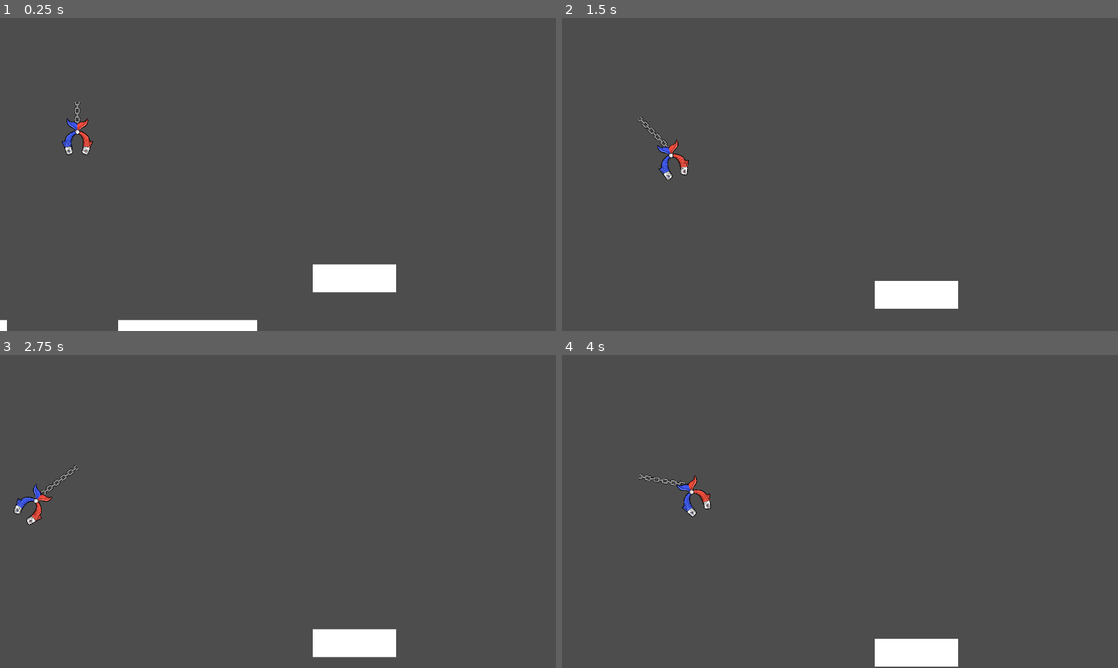
Above: before the commit, frames 1-4 (two rows, left to right).
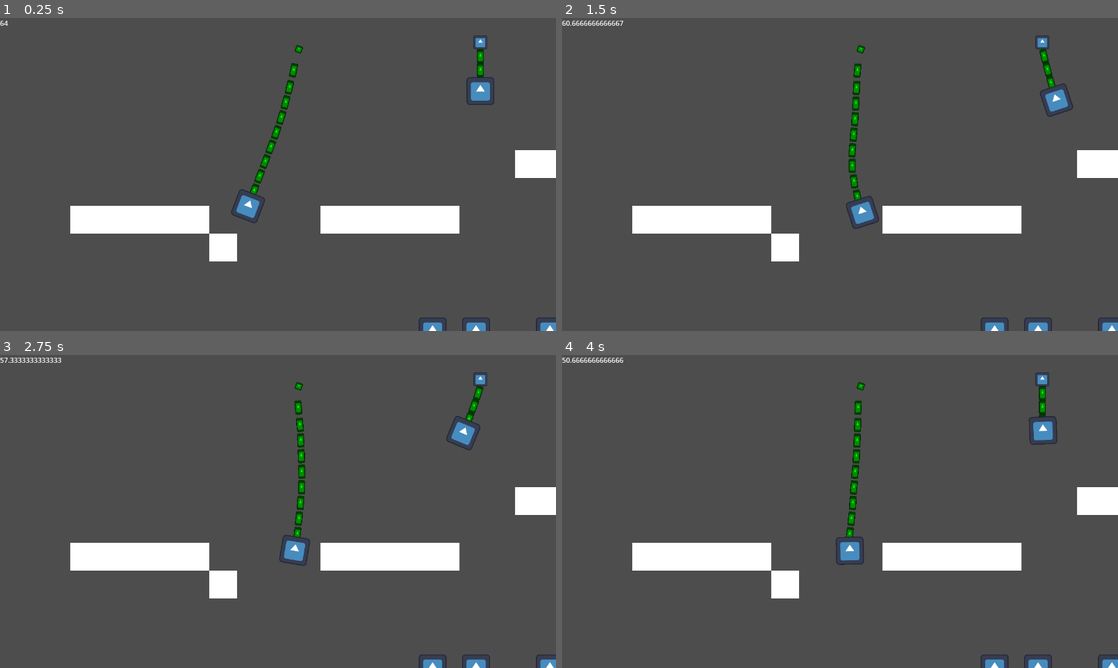
Above: after the commit, the same moments.

Repository: xtr3m3nerd/mini-jam-153-magnet-fishing
Game: Godot game, scene res://scenes/testing/test_string.tscn
Two runs of this game, one before a commit and one after it. Both use one fixed random seed, a clock stepped at 60 frames per second and the inputs below. The project has no main scene, so this scene is started directly. The engine's default icon, where the game draws it, is replaced by a stand-in: a white triangle on a blue panel in a dark square.
Inputs:
- Up to frame 1 (0.25 s): no input
- Up to frame 2 (1.5 s): hold Space (magnet) 0.53-1.28 s; hold D (move_right) from 0.53 s (still down); tap W (move_up) at 0.77 s; tap Space (magnet) at 1.35 s
- Up to frame 3 (2.75 s): tap W (move_up) at 1.52 s; release D (move_right) at 2.03 s; hold A (move_left) from 2.03 s (still down); hold Space (magnet) from 2.03 s (still down)
- Up to frame 4 (4 s): release A (move_left) at 2.78 s; release Space (magnet) at 2.78 s; hold D (move_right) from 2.78 s (still down); tap Space (magnet) at 2.85 s; tap W (move_up) at 3.02, 3.77 s; hold Space (magnet) from 3.53 s (still down)

The runs differ from the first frame. In frame 1, 9.8% of the frame differs, in the area x 0-100%, y 0-100%; in frame 2, 9.0%; in frame 3, 9.0%; in frame 4, 8.9%.

Commit message:
reupload

Diff:
--- a/scenes/prefabs/magnet.gd
+++ b/scenes/prefabs/magnet.gd
@@ -1,7 +1,105 @@
-extends RigidBody2D
+extends Node2D
 
 @export var FORCE = 400
+@export var mass = 2.0
+@export var magnetic_strength = 100000
+var original_mass = 0
+@onready var magnetic_zone: Area2D = $MagneticZone
+@onready var sticky_zone: Area2D = $StickyZone
+var is_magnet_active = false
+
+var sticky_joints = []
+var sticky_objects = []
+var sticky_colliders = []
+var original_sticky_colliders = []
+
+func _input(event):
+	if event.is_action_pressed("magnet"):
+		is_magnet_active = !is_magnet_active
+
+
 
 func _physics_process(delta):
+
 	var direction = Input.get_axis("move_left", "move_right")
-	apply_central_force(Vector2.RIGHT * direction * FORCE)
+	if get_parent() is RigidBody2D:
+		get_parent().apply_central_force(Vector2.RIGHT * direction * FORCE)
+
+	print(sticky_objects)
+
+	if is_magnet_active:
+		for object in magnetic_zone.get_overlapping_bodies():
+			if object not in sticky_objects:
+				var pull_dir = object.global_position.direction_to(global_position)
+
+				var force = pull_dir * magnetic_strength * delta
+				object.apply_force(force)
+
+
+		for object in sticky_zone.get_overlapping_bodies():
+			if object not in sticky_objects:
+				#var joint = DampedSpringJoint2D.new()
+				#
+				#joint.length = 1.1 * object.global_position.distance_to(self.global_position)
+				#joint.rest_length = object.global_position.distance_to(self.global_position)
+				#joint.stiffness = 64
+				#object.add_child(joint)
+				#
+				#joint.position = Vector2.ZERO
+				#
+				#joint.node_a = object.get_path()
+				#joint.node_b = self.get_path()
+
+				var sticky = object.get_node("StickyZone")
+
+				var sticky_addition = sticky.duplicate()
+				sticky.get_node("CollisionShape2D").disabled = true
+
+
+				self.add_child(object)
+				object.get_node("CollisionShape2D").disabled = true
+				object.sleeping = true
+				object.gravity_scale = 0
+				object.is_stickied = true
+
+				sticky_zone.add_child(sticky_addition)
+				sticky_addition.position = object.position
+
+				#sticky_joints.append(joint)
+				original_sticky_colliders.append(sticky)
+				sticky_colliders.append(sticky_addition)
+				sticky_objects.append(object)
+
+	else:
+		#for joint in sticky_joints:
+		#	joint.queue_free()
+		for sticky_collider in sticky_colliders:
+			sticky_collider.queue_free()
+
+		for sticky in original_sticky_colliders:
+			sticky.get_node("CollisionShape2D").disabled = false
+
+
+		for object in sticky_objects:
+			object.get_node("CollisionShape2D").disabled = false
+			object.sleeping = false
+			object.gravity_scale = 1
+			object.freeze = false
+
+		#sticky_joints = []
+		sticky_objects = []
+		sticky_colliders = []
+		original_sticky_colliders = []
+
+func update_physics():
+	if get_parent() is RigidBody2D:
+		original_mass = get_parent().mass
+		get_parent().mass = mass
+
+	#for joint in sticky_joints:
+		#joint.node_b = get_parent().get_path()
+
+
+func reset_physics():
+	if get_parent() is RigidBody2D:
+		get_parent().mass = original_mass
--- a/scenes/prefabs/magnet.tscn
+++ b/scenes/prefabs/magnet.tscn
@@ -7,8 +7,10 @@
 custom_solver_bias = 1.0
 radius = 16.0
 
+[sub_resource type="RectangleShape2D" id="RectangleShape2D_12qca"]
+
 [node name="Magnet" type="RigidBody2D"]
-position = Vector2(0, 16)
+collision_layer = 8
 script = ExtResource("1_1ri4b")
 
 [node name="Sprite2D" type="Sprite2D" parent="."]
@@ -17,3 +19,17 @@
 
 [node name="CollisionShape2D" type="CollisionShape2D" parent="."]
 shape = SubResource("CircleShape2D_jjtrw")
+
+[node name="MagneticZone" type="Area2D" parent="."]
+collision_layer = 0
+collision_mask = 2
+
+[node name="CollisionPolygon2D" type="CollisionPolygon2D" parent="MagneticZone"]
+polygon = PackedVector2Array(-57, 84, -11, 0, 11, 0, 56, 84)
+
+[node name="StickyZone" type="Area2D" parent="."]
+scale = Vector2(-2, -2)
+collision_mask = 2
+
+[node name="CollisionShape2D" type="CollisionShape2D" parent="StickyZone"]
+shape = SubResource("RectangleShape2D_12qca")
--- a/scenes/prefabs/mobile_rope_base.gd
+++ b/scenes/prefabs/mobile_rope_base.gd
@@ -11,7 +11,6 @@
 	segment.position = mount_point.position
 	mount_point.node_b = mount_point.get_path_to(segment)
 
-
 func _physics_process(delta):
 
 	var input_dir = Input.get_vector("ui_left", "ui_right", "ui_up", "ui_down")
--- a/scenes/prefabs/mobile_rope_base.tscn
+++ b/scenes/prefabs/mobile_rope_base.tscn
@@ -19,5 +19,3 @@
 [node name="MountPoint" type="PinJoint2D" parent="."]
 position = Vector2(0, 8)
 node_a = NodePath("..")
-bias = 0.5
-softness = 0.01
--- a/scenes/prefabs/rope_segment.gd
+++ b/scenes/prefabs/rope_segment.gd
@@ -2,7 +2,6 @@
 
 
 @onready var mount_point = $MountPoint
-@onready var spawn_detection: Area2D = $SpawnDetection
 
 var id := -1
 var parent: Node
@@ -18,8 +17,3 @@
 		get_parent().mount_point.node_b = NodePath("")
 	get_parent().remove_child(self)
 	queue_free()
-
-func can_add_segment() -> bool:
-	if spawn_detection.get_overlapping_bodies().size() > 0:
-		return false
-	return true
--- a/scenes/prefabs/rope_segment.tscn
+++ b/scenes/prefabs/rope_segment.tscn
@@ -1,60 +1,26 @@
-[gd_scene load_steps=5 format=3 uid="uid://dpr8j64dxplhn"]
+[gd_scene load_steps=4 format=3 uid="uid://dpr8j64dxplhn"]
 
 [ext_resource type="Script" path="res://scenes/prefabs/rope_segment.gd" id="1_3ic11"]
-[ext_resource type="Texture2D" uid="uid://dlhyyj8m4ny2i" path="res://assets/images/chain.png" id="2_4nuj3"]
-[ext_resource type="Texture2D" uid="uid://87jmihtelx1e" path="res://assets/images/loop.png" id="3_6i3h0"]
+[ext_resource type="Texture2D" uid="uid://catog4cl4ltxq" path="res://icon.svg" id="1_vn1d4"]
 
 [sub_resource type="CapsuleShape2D" id="CapsuleShape2D_bjsaq"]
 radius = 4.0
-height = 24.0
+height = 14.0
 
 [node name="RopeSegment" type="RigidBody2D"]
-collision_layer = 4
-mass = 0.1
-gravity_scale = 0.5
+mass = 0.25
 script = ExtResource("1_3ic11")
 
-[node name="Chain" type="Sprite2D" parent="."]
+[node name="Sprite2D" type="Sprite2D" parent="."]
+self_modulate = Color(0, 1, 0, 1)
 position = Vector2(0, 8)
-scale = Vector2(0.025, 0.025)
-texture = ExtResource("2_4nuj3")
-
-[node name="Loop" type="Sprite2D" parent="."]
-position = Vector2(0, 2)
-scale = Vector2(0.025, 0.025)
-texture = ExtResource("3_6i3h0")
-
-[node name="Chain2" type="Sprite2D" parent="."]
-position = Vector2(0, 19.75)
-scale = Vector2(0.025, 0.025)
-texture = ExtResource("2_4nuj3")
-
-[node name="Loop2" type="Sprite2D" parent="."]
-position = Vector2(0, 13.75)
-scale = Vector2(0.025, 0.025)
-texture = ExtResource("3_6i3h0")
-
-[node name="Chain3" type="Sprite2D" parent="."]
-position = Vector2(0, 31.75)
-scale = Vector2(0.025, 0.025)
-texture = ExtResource("2_4nuj3")
-
-[node name="Loop3" type="Sprite2D" parent="."]
-position = Vector2(0, 25.75)
-scale = Vector2(0.025, 0.025)
-texture = ExtResource("3_6i3h0")
+scale = Vector2(0.063, 0.125)
+texture = ExtResource("1_vn1d4")
 
 [node name="CollisionShape2D" type="CollisionShape2D" parent="."]
-position = Vector2(0, 18)
+position = Vector2(0, 8)
 shape = SubResource("CapsuleShape2D_bjsaq")
 
 [node name="MountPoint" type="PinJoint2D" parent="."]
-position = Vector2(0, 36)
+position = Vector2(0, 16)
 node_a = NodePath("..")
-
-[node name="SpawnDetection" type="Area2D" parent="."]
-position = Vector2(0, 36)
-
-[node name="CollisionShape2D" type="CollisionShape2D" parent="SpawnDetection"]
-position = Vector2(0, 18)
-shape = SubResource("CapsuleShape2D_bjsaq")
--- a/scenes/testing/dynamic_rope_test.gd
+++ b/scenes/testing/dynamic_rope_test.gd
@@ -11,9 +11,7 @@
 @export var segment_length = 16.0
 
 @onready var rope_base = $MobileRopeBase
-@onready var end_of_rope = $FloatingMagnet
-@onready var end_of_rope_pos_spring = $DampedSpringJoint2D
-
+@onready var end_of_rope = $Magnet
 
 var segments = []
 var current_num_segments = 0
@@ -32,7 +30,7 @@
 		return
 	var num_segments = ceil(length / segment_length)
 	var partial_dist = fmod(length, segment_length)
-	#end_of_rope.reset_physics()
+	end_of_rope.reset_physics()
 	end_of_rope.get_parent().remove_child(end_of_rope)
 
 	# Remove extra segments
@@ -46,23 +44,14 @@
 	if segments.size() < num_segments:
 		var num_to_add = num_segments - segments.size()
 		for i in num_to_add:
-			#if last_point.has_method("can_add_segment") and not last_point.can_add_segment():
-				#last_point.add_child(end_of_rope)
-				#length = segments.size() * segment_length
-				#break
 			var segment = segment_prefab.instantiate()
 			segments.append(segment)
 			last_point.add_segment(segment)
 			last_point = segment
 
 	last_point.add_child(end_of_rope)
-	end_of_rope_pos_spring.get_parent().remove_child(end_of_rope_pos_spring)
-	last_point.add_child(end_of_rope_pos_spring)
-	end_of_rope_pos_spring.position = Vector2.DOWN * partial_dist
-	end_of_rope_pos_spring.node_a = last_point.get_path()
-	end_of_rope_pos_spring.node_b = end_of_rope.get_path()
-	#end_of_rope.position = Vector2.DOWN * partial_dist
-	#end_of_rope.update_physics()
+	end_of_rope.position = Vector2.DOWN * partial_dist
+	end_of_rope.update_physics()
 
 	$CanvasLayer/Length.text = str(value)
 	#last_point.add_segment(end_of_rope)
--- a/scenes/testing/dynamic_rope_test.tscn
+++ b/scenes/testing/dynamic_rope_test.tscn
@@ -2,15 +2,14 @@
 
 [ext_resource type="Script" path="res://scenes/testing/dynamic_rope_test.gd" id="1_sh117"]
 [ext_resource type="PackedScene" uid="uid://cvm0by4xcxjgd" path="res://scenes/prefabs/mobile_rope_base.tscn" id="2_hkj2e"]
-[ext_resource type="PackedScene" uid="uid://b86nc1tyynsk8" path="res://scenes/testing/floating_magnet.tscn" id="3_ckd3v"]
+[ext_resource type="PackedScene" uid="uid://c6j8jic0vhcgq" path="res://scenes/testing/floating_magnet.tscn" id="3_ckd3v"]
 
 [node name="DynamicRopeTest" type="Node2D"]
 script = ExtResource("1_sh117")
-segment_length = 36.0
 
 [node name="MobileRopeBase" parent="." instance=ExtResource("2_hkj2e")]
 
-[node name="FloatingMagnet" parent="." instance=ExtResource("3_ckd3v")]
+[node name="Magnet" parent="." instance=ExtResource("3_ckd3v")]
 position = Vector2(0, 8)
 
 [node name="CanvasLayer" type="CanvasLayer" parent="."]
@@ -19,7 +18,3 @@
 offset_right = 40.0
 offset_bottom = 23.0
 text = "10"
-
-[node name="DampedSpringJoint2D" type="DampedSpringJoint2D" parent="."]
-length = 10.0
-stiffness = 64.0
--- a/scenes/testing/floating_magnet.gd
+++ b/scenes/testing/floating_magnet.gd
@@ -1,30 +1,63 @@
-extends RigidBody2D
+extends Node2D
 
 @export var FORCE = 400
-#@export var mass = 2.0
+@export var mass = 2.0
 @export var magnetic_strength = 100000
-#var original_mass = 0
-@onready var magnetic_zone: Area2D = $Magnet/MagneticZone
+var original_mass = 0
+@onready var magnetic_zone: Area2D = $MagneticZone
+@onready var sticky_zone: Area2D = $StickyZone
+var is_magnet_active = false
+
+var sticky_joints = []
+var sticky_objects = []
+
+func _input(event):
+	if event.is_action_pressed("magnet"):
+		is_magnet_active = !is_magnet_active
 
 func _physics_process(delta):
 	var direction = Input.get_axis("move_left", "move_right")
-	#if get_parent() is RigidBody2D:
-		#get_parent().apply_central_force(Vector2.RIGHT * direction * FORCE)
+	if get_parent() is RigidBody2D:
+		get_parent().apply_central_force(Vector2.RIGHT * direction * FORCE)
 
-	apply_central_force(Vector2.RIGHT * direction * FORCE)
+	print(sticky_objects)
 
-	if Input.is_action_pressed("magnet"):
+	if is_magnet_active:
 		for object in magnetic_zone.get_overlapping_bodies():
 			var pull_dir = object.global_position.direction_to(global_position)
 
 			var force = pull_dir * magnetic_strength * delta
 			object.apply_force(force)
 
-#func update_physics():
-	#if get_parent() is RigidBody2D:
-		#original_mass = get_parent().mass
-		#get_parent().mass = mass
-#
-#func reset_physics():
-	#if get_parent() is RigidBody2D:
-		#get_parent().mass = original_mass
+
+		for object in sticky_zone.get_overlapping_bodies():
+			if object not in sticky_objects:
+				var joint = PinJoint2D.new()
+
+				#joint.length = 1.1 * object.global_position.distance_to(self.global_position)
+				#joint.rest_length = object.global_position.distance_to(self.global_position)
+				#joint.stiffness = 64
+				object.add_child(joint)
+
+				joint.position = Vector2.ZERO
+
+				joint.node_a = object.get_path()
+				joint.node_b = get_parent().get_path()
+
+				sticky_joints.append(joint)
+				sticky_objects.append(object)
+
+
+
+func update_physics():
+	if get_parent() is RigidBody2D:
+		original_mass = get_parent().mass
+		get_parent().mass = mass
+
+	for joint in sticky_joints:
+		joint.node_b = get_parent().get_path()
+
+
+func reset_physics():
+	if get_parent() is RigidBody2D:
+		get_parent().mass = original_mass
--- a/scenes/testing/floating_magnet.tscn
+++ b/scenes/testing/floating_magnet.tscn
@@ -1,48 +1,26 @@
-[gd_scene load_steps=6 format=3 uid="uid://b86nc1tyynsk8"]
+[gd_scene load_steps=4 format=3 uid="uid://c6j8jic0vhcgq"]
 
-[ext_resource type="Script" path="res://scenes/testing/floating_magnet.gd" id="1_3byju"]
-[ext_resource type="Texture2D" uid="uid://mw506h8ila02" path="res://assets/images/red_blue_magnet.png" id="2_iex8c"]
+[ext_resource type="Script" path="res://scenes/prefabs/magnet.gd" id="1_c7n18"]
+[ext_resource type="Texture2D" uid="uid://catog4cl4ltxq" path="res://icon.svg" id="2_06y36"]
 
-[sub_resource type="CircleShape2D" id="CircleShape2D_nqnmx"]
-radius = 5.0
+[sub_resource type="RectangleShape2D" id="RectangleShape2D_7pieg"]
 
-[sub_resource type="CircleShape2D" id="CircleShape2D_7k1av"]
-radius = 135.05
+[node name="FloatingMagnet" type="Node2D"]
+script = ExtResource("1_c7n18")
 
-[sub_resource type="CircleShape2D" id="CircleShape2D_fcxaa"]
-radius = 16.0
+[node name="Sprite2D" type="Sprite2D" parent="."]
+scale = Vector2(0.25, 0.25)
+texture = ExtResource("2_06y36")
 
-[node name="FloatingMagnet" type="RigidBody2D" groups=["player"]]
-collision_layer = 4
-lock_rotation = true
-script = ExtResource("1_3byju")
-
-[node name="CollisionShape2D" type="CollisionShape2D" parent="."]
-shape = SubResource("CircleShape2D_nqnmx")
-
-[node name="Magnet" type="RigidBody2D" parent="."]
-collision_layer = 4
-
-[node name="Sprite2D" type="Sprite2D" parent="Magnet"]
-position = Vector2(0, 14)
-rotation = -3.14159
-scale = Vector2(0.08, 0.08)
-texture = ExtResource("2_iex8c")
-
-[node name="MagneticZone" type="Area2D" parent="Magnet"]
+[node name="MagneticZone" type="Area2D" parent="."]
 collision_layer = 0
 collision_mask = 2
 
-[node name="CollisionShape2D" type="CollisionShape2D" parent="Magnet/MagneticZone"]
-shape = SubResource("CircleShape2D_7k1av")
+[node name="CollisionPolygon2D" type="CollisionPolygon2D" parent="MagneticZone"]
+polygon = PackedVector2Array(-57, 84, -11, 0, 11, 0, 56, 84)
 
-[node name="Area2D" type="Area2D" parent="Magnet"]
-visible = false
+[node name="StickyZone" type="Area2D" parent="."]
+collision_mask = 2
 
-[node name="CollisionShape2D" type="CollisionShape2D" parent="Magnet"]
-position = Vector2(0, 23)
-shape = SubResource("CircleShape2D_fcxaa")
-
-[node name="PinJoint2D" type="PinJoint2D" parent="."]
-node_a = NodePath("..")
-node_b = NodePath("../Magnet")
+[node name="CollisionShape2D" type="CollisionShape2D" parent="StickyZone"]
+shape = SubResource("RectangleShape2D_7pieg")
--- a/scenes/testing/object.tscn
+++ b/scenes/testing/object.tscn
@@ -1,12 +1,17 @@
-[gd_scene load_steps=3 format=3 uid="uid://clc5mjwjkcjp1"]
+[gd_scene load_steps=5 format=3 uid="uid://4lip57hh47xs"]
 
 [ext_resource type="Texture2D" uid="uid://catog4cl4ltxq" path="res://icon.svg" id="1_1so25"]
+[ext_resource type="Script" path="res://scenes/prefabs/object.gd" id="1_y27gc"]
 
 [sub_resource type="RectangleShape2D" id="RectangleShape2D_7b6tx"]
 size = Vector2(32, 32)
 
+[sub_resource type="RectangleShape2D" id="RectangleShape2D_hvwca"]
+
 [node name="Object" type="RigidBody2D" groups=["object"]]
 collision_layer = 3
+freeze_mode = 1
+script = ExtResource("1_y27gc")
 
 [node name="Sprite2D" type="Sprite2D" parent="."]
 scale = Vector2(0.25, 0.25)
@@ -14,3 +19,10 @@
 
 [node name="CollisionShape2D" type="CollisionShape2D" parent="."]
 shape = SubResource("RectangleShape2D_7b6tx")
+
+[node name="StickyZone" type="Area2D" parent="."]
+disable_mode = 2
+
+[node name="CollisionShape2D" type="CollisionShape2D" parent="StickyZone"]
+scale = Vector2(2, 2)
+shape = SubResource("RectangleShape2D_hvwca")
--- a/scenes/testing/test_string.tscn
+++ b/scenes/testing/test_string.tscn
@@ -1,9 +1,9 @@
 [gd_scene load_steps=7 format=3 uid="uid://cg87jgoat87v"]
 
 [ext_resource type="Texture2D" uid="uid://cjupouwrmter5" path="res://assets/images/test_tiles.png" id="1_yghds"]
-[ext_resource type="PackedScene" uid="uid://clc5mjwjkcjp1" path="res://scenes/testing/object.tscn" id="4_cc2vj"]
-[ext_resource type="PackedScene" uid="uid://bu86l3nulctim" path="res://scenes/prefabs/depth_follow_camera.tscn" id="4_e8j25"]
-[ext_resource type="PackedScene" uid="uid://c2h0nj12p6euo" path="res://scenes/prefabs/simple_rope/rope.tscn" id="5_c5kqj"]
+[ext_resource type="PackedScene" uid="uid://4lip57hh47xs" path="res://scenes/testing/object.tscn" id="4_cc2vj"]
+[ext_resource type="PackedScene" uid="uid://bccelwgt6e7dh" path="res://scenes/prefabs/rope.tscn" id="4_lwbcn"]
+[ext_resource type="PackedScene" uid="uid://cwgc5b0qnknx3" path="res://scenes/testing/dynamic_rope_test.tscn" id="5_w4a5k"]
 
 [sub_resource type="TileSetAtlasSource" id="TileSetAtlasSource_xcba5"]
 texture = ExtResource("1_yghds")
@@ -25,16 +25,27 @@
 [node name="TestString" type="Node2D"]
 
 [node name="TileMap" type="TileMap" parent="."]
+position = Vector2(0, -1)
 tile_set = SubResource("TileSet_u78de")
 format = 2
 layer_0/tile_data = PackedInt32Array(786441, 65536, 0, 786442, 65536, 0, 786443, 65536, 0, 786444, 65536, 0, 786445, 65 …(340 unchanged characters)…
 
+[node name="Camera2D" type="Camera2D" parent="."]
+position = Vector2(527, 347)
+zoom = Vector2(2, 2)
+
+[node name="Rope" parent="." instance=ExtResource("4_lwbcn")]
+position = Vector2(551, 203)
+rotation = 0.36675
+
+[node name="DynamicRopeTest" parent="." instance=ExtResource("5_w4a5k")]
+position = Vector2(760, 195)
+
 [node name="Object" parent="." instance=ExtResource("4_cc2vj")]
 position = Vector2(755, 512)
 
-[node name="DepthFollowCamera" parent="." instance=ExtResource("4_e8j25")]
-position = Vector2(760, 226)
-zoom = Vector2(2, 2)
+[node name="Object3" parent="." instance=ExtResource("4_cc2vj")]
+position = Vector2(705, 510)
 
-[node name="Rope" parent="." instance=ExtResource("5_c5kqj")]
-position = Vector2(529, 133)
+[node name="Object2" parent="." instance=ExtResource("4_cc2vj")]
+position = Vector2(840, 510)
Not shown: 1 places in scenes/prefabs/magnet.tscn that only renumber resources
